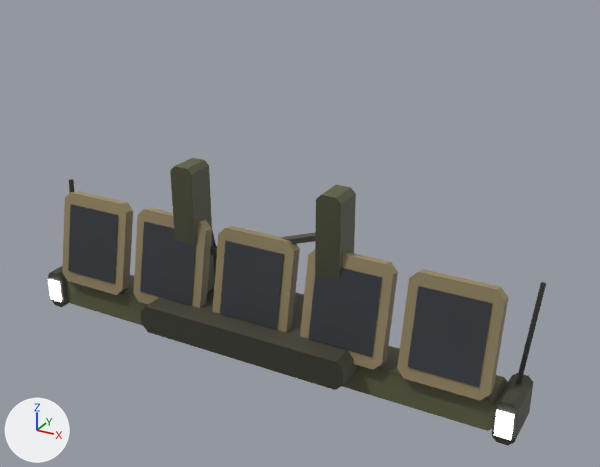
A saved change to the glTF model public/models/sensors/sensor-array.glb.
The view is the same before and after, from a camera (50 mm lens) standing at (1.55, -2.5, 1.75) and looking at (0.15, 0.05, 0.47). Every picture has the same lights, and +X, +Y and +Z are marked at lower left. The first picture is the older version. Where no turn or scale is listed for an object, it has been applied to the vertices. Vertices at exactly the same position are counted once.

Before the edit, the objects in view are built like this:
```python
me_body = bpy.data.meshes.new('Body')
me_body.from_pydata(...)  # 78 vertices, 132 faces; spans x -0.46..0.46, y -0.2..0.2, z 0.0..0.69
me_body.materials.append(mat_paint_plating)
me_sweep_glow = bpy.data.meshes.new('Sweep_Glow')
me_sweep_glow.from_pydata(...)  # 16 vertices, 24 faces; spans x -1.06..1.06, y -0.11..-0.1, z -0.75..-0.65
me_sweep_glow.materials.append(mat_paint_lighting)
me_sweep_mesh = bpy.data.meshes.new('Sweep_Mesh')
me_sweep_mesh.from_pydata(...)  # 234 vertices, 388 faces; spans x -1.07..1.07, y -0.11..0.11, z -0.78..-0.24
me_sweep_mesh.materials.append(mat_paint_plating)
ob_body = bpy.data.objects.new('Body', me_body)
ob_body.location = (0.0, 0.0, 0.0)
ob_sweep_glow = bpy.data.objects.new('Sweep_Glow', me_sweep_glow)
ob_sweep_glow.location = (0.0, 0.0, 0.7)
ob_sweep_mesh = bpy.data.objects.new('Sweep_Mesh', me_sweep_mesh)
ob_sweep_mesh.location = (0.0, 0.0, 0.7)
```
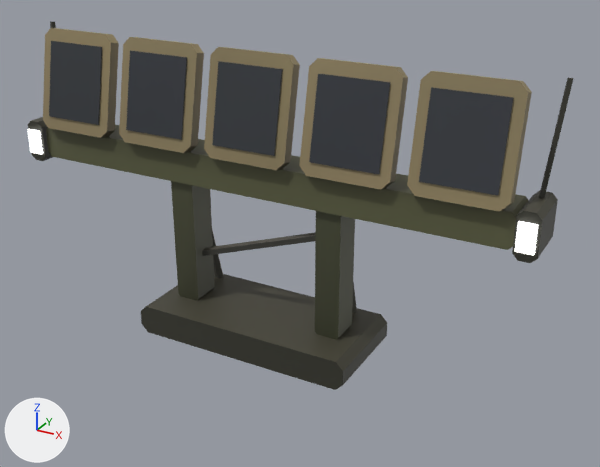
Changed parts and their boxes (x1, y1, x2, y2) in the pictures (600 x 467 px):
```json
{"object": "Sweep_Mesh", "change": "moved", "before": [48, 179, 546, 445], "after": [28, 22, 573, 263]}
{"object": "Sweep_Glow", "change": "moved", "before": [48, 279, 515, 440], "after": [27, 129, 538, 256]}
```

Edits to the scene script, one JSON object a line:
```json
{"block": "me_sweep_glow", "where": "# used by ob_sweep_glow; location = (0.0, 0.0, 0.7)"}
{"op": "remove", "block": "me_sweep_glow", "code": "me_sweep_glow.from_pydata(...)  # 16 vertices, 24 faces; spans x -1.06..1.06, y -0.11..-0.1, z -0.75..-0.65"}
{"op": "add", "block": "me_sweep_glow", "code": "me_sweep_glow.from_pydata(...)  # 16 vertices, 24 faces; spans x -1.06..1.06, y -0.11..-0.1, z -0.05..0.05"}
{"block": "me_sweep_glow", "change": "me_sweep_glow part 1: the whole mesh is moved by (0.0, 0.0, 0.7)"}
{"block": "me_sweep_mesh", "where": "# used by ob_sweep_mesh; location = (0.0, 0.0, 0.7)"}
{"op": "remove", "block": "me_sweep_mesh", "code": "me_sweep_mesh.from_pydata(...)  # 234 vertices, 388 faces; spans x -1.07..1.07, y -0.11..0.11, z -0.78..-0.24"}
{"op": "add", "block": "me_sweep_mesh", "code": "me_sweep_mesh.from_pydata(...)  # 234 vertices, 388 faces; spans x -1.07..1.07, y -0.11..0.11, z -0.09..0.46"}
{"block": "me_sweep_mesh", "change": "me_sweep_mesh part 2: the whole mesh is moved by (0.0, 0.0, 0.7)"}
```
